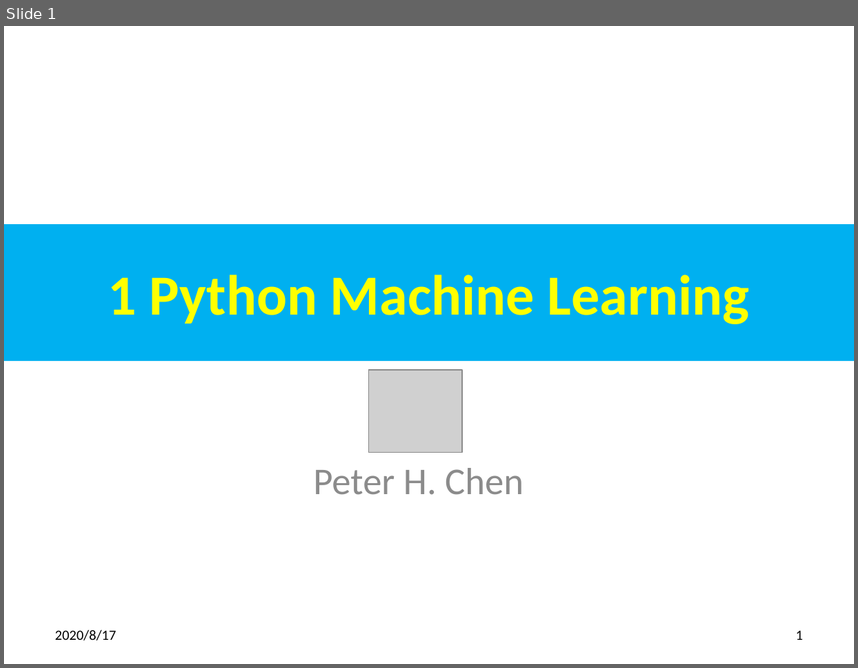
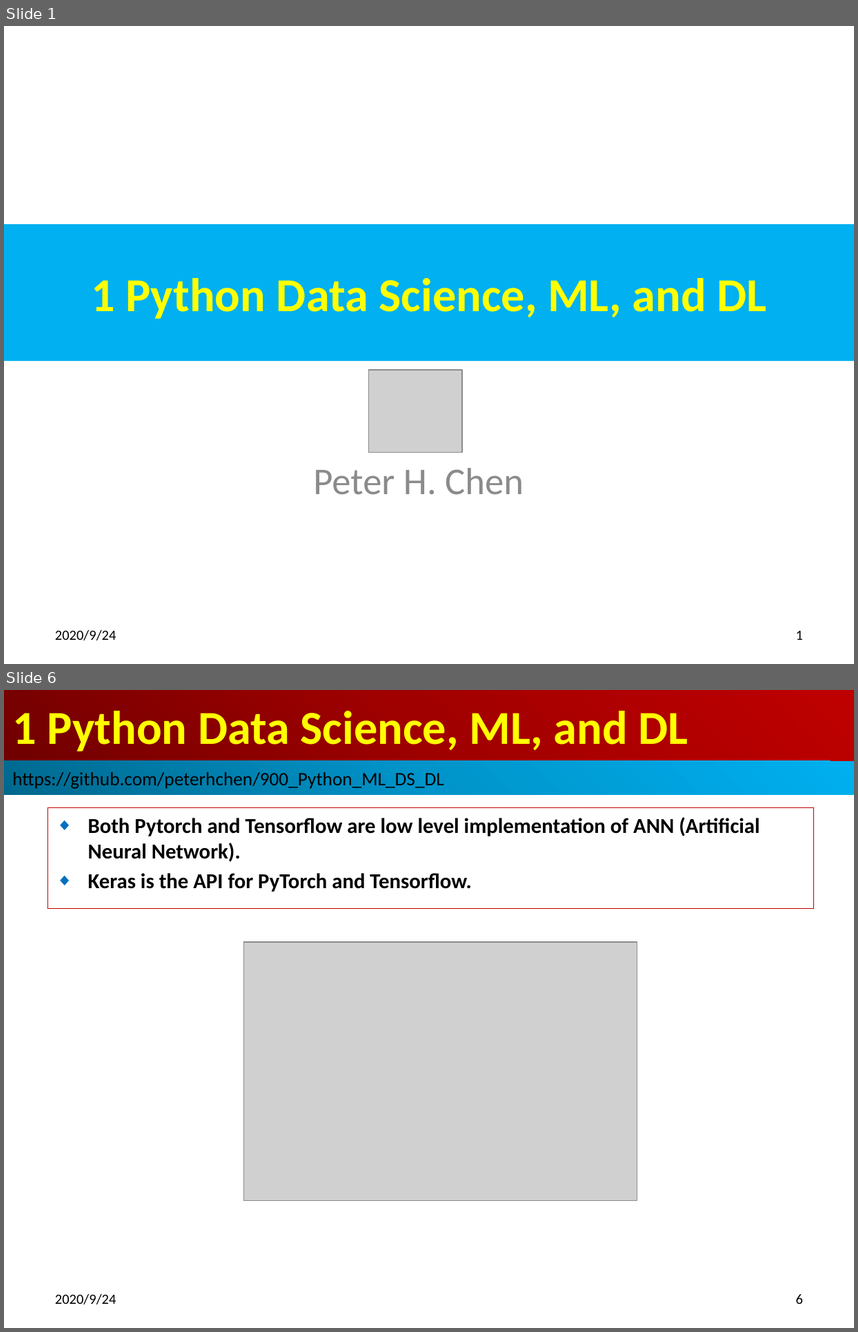
Before and after one commit to peterhchen/900_Python_ML_DS_DL, a slide deck: 001_intro.pptx. Shown one above the other, each under a label of ours: slide 1 before the commit, slides 1 and 6 after it; the slides between them are not shown. The pictures are 858x668 and 858x1332 pixels, drawn with LibreOffice and Linux fonts; fonts in the diff are those of the drawing; grey boxes stand for pictures. Boxes give left, top, right and bottom in pixels: in the first picture for what was removed or moved away, otherwise in the second. Text is boxed around its words. In the diff, an @@ line names an element or a change of style, - is before the commit and + after.

```diff
--- a/001_intro.pptx
+++ b/001_intro.pptx
@@ slide 6 added at [4,690,854,1328], background #FFFFFF @@
@@ title added at [4,690,854,761], fill gradient #720000 to #A20000 to #C00000, 40 pt, text #FFFF00, bold @@
+1 Python Data Science, ML, and DL
@@ rectangle added at [4,761,854,795], fill gradient #00688E to #0094CA to #00B0F0, 16 pt, text #000000 @@
+https://github.com/peterhchen/900_Python_ML_DS_DL
@@ subtitle added at [47,808,813,909], outline #C00000 0.75 pt, 18 pt, text #000000, bold @@
+◆ Both Pytorch and Tensorflow are low level implementation of ANN (Artificial Neural Network).
+◆ Keras is the API for PyTorch and Tensorflow.
@@ picture added at [243,942,637,1200] @@
@@ text added at [55,1293,116,1304], 12 pt, text #000000 @@
+2020/9/24
@@ page number added at [796,1294,803,1303], 12 pt, text #000000 @@
+6
@@ slide 1 changed as well @@
@@ title at [91,278,766,319]: text changed; size 48 to 40 pt @@
-1 Python Machine Learning
+1 Python Data Science, ML, and DL
@@ text at [55,629,116,640]: text changed @@
-2020/8/17
+2020/9/24
```
Also in this commit, not shown: 2 other slides changed, 4 other slides added.
